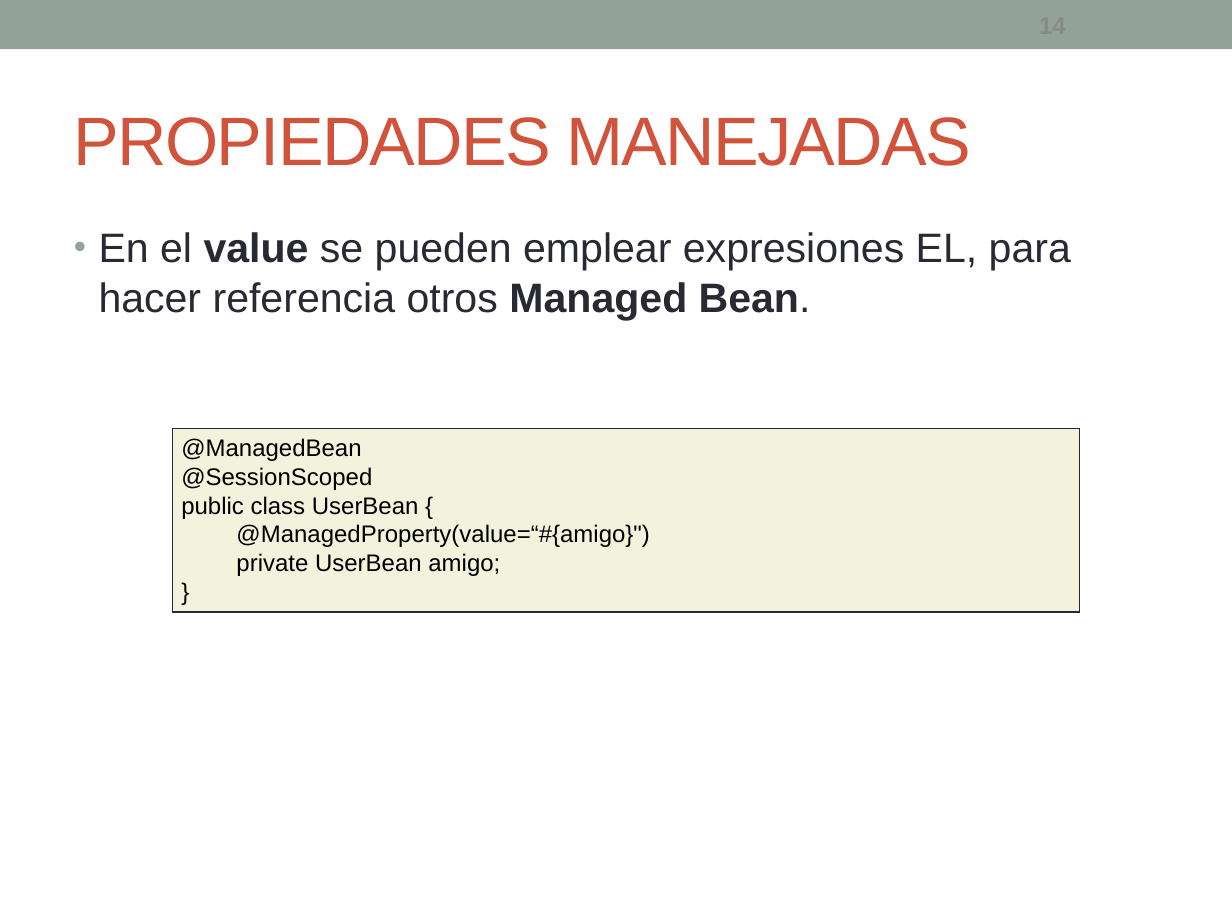
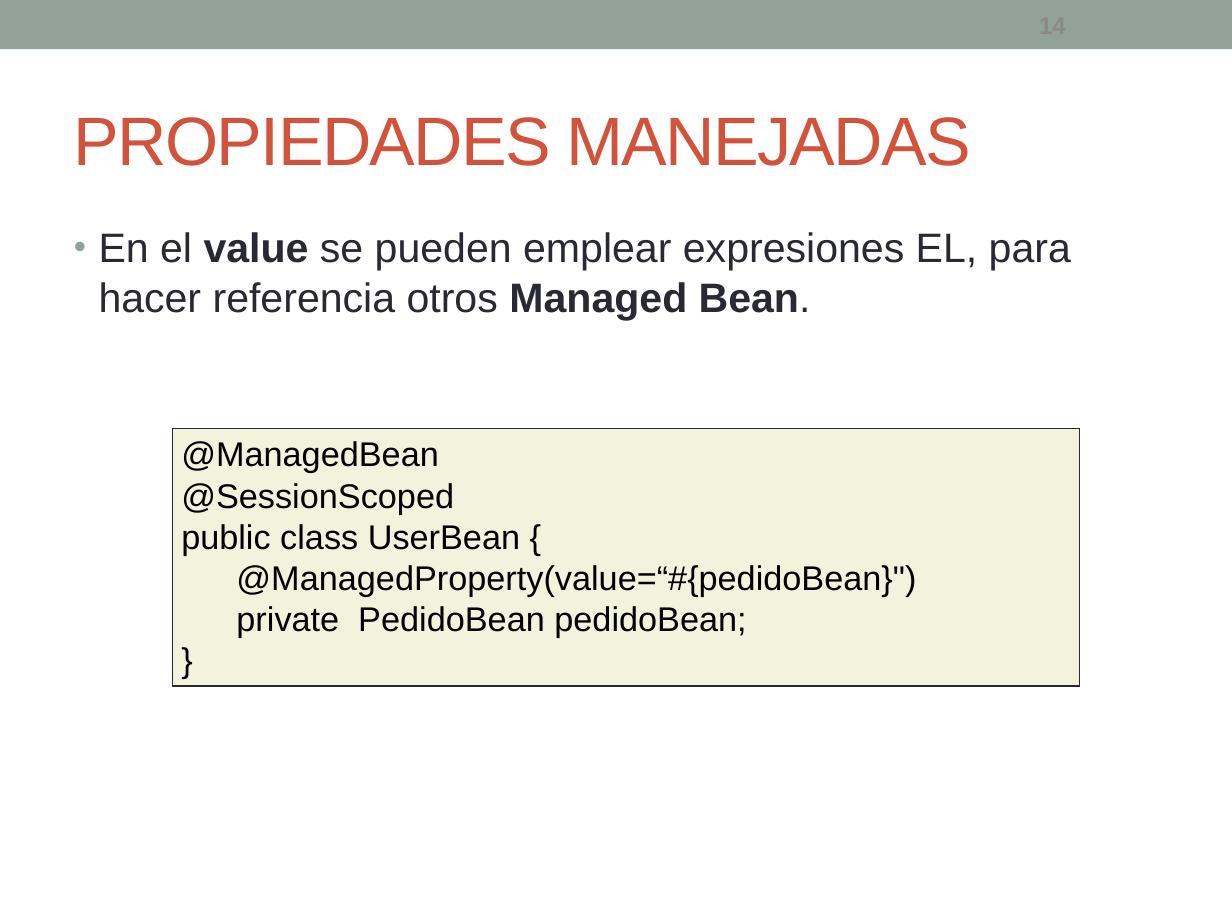
Before and after one commit to fdepablo/WsCursoJavaEE, a slide deck: slide 14 of _18_JSF/powerpoint/JSF - 3 - ManagedBean.pptx. Drawn at 1232x924 pixels with LibreOffice and Linux fonts; fonts in the diff are those of the drawing. Boxes give left, top, right and bottom in pixels: in the first picture for what was removed or moved away, otherwise in the second. Text is boxed around its words. In the diff, an @@ line names an element or a change of style, - is before the commit and + after.

```diff
--- a/_18_JSF/powerpoint/JSF - 3 - ManagedBean.pptx
+++ b/_18_JSF/powerpoint/JSF - 3 - ManagedBean.pptx
@@ rectangle "@ManagedBean": place and size @@
-rectangle "@ManagedBean" at (172,429,1079,612)
+rectangle "@ManagedBean" at (172,429,1079,686)
@@ text in rectangle at (181,441,520,555): size 14 to 20 pt in "@ManagedBean", "@SessionScoped", "public class UserBean {", "}" @@
@@ text in rectangle at (236,565,916,637): text changed; size 14 to 20 pt @@
-@ManagedProperty(value=“#{amigo}")
-private UserBean amigo;
+@ManagedProperty(value=“#{pedidoBean}")
+private PedidoBean pedidoBean;
```
Also in this commit, not shown: 14 other slides changed, 2 slides added, 8 other files.
